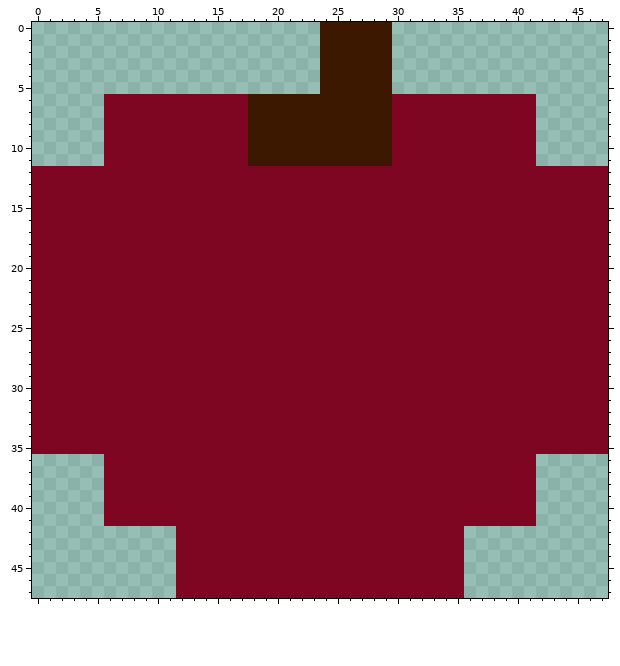
A pixel-art sprite gets an edit: Lvl5/Assets/apple.png. That is the earlier state.
The file is 48x48 pixels.
And afterwards:
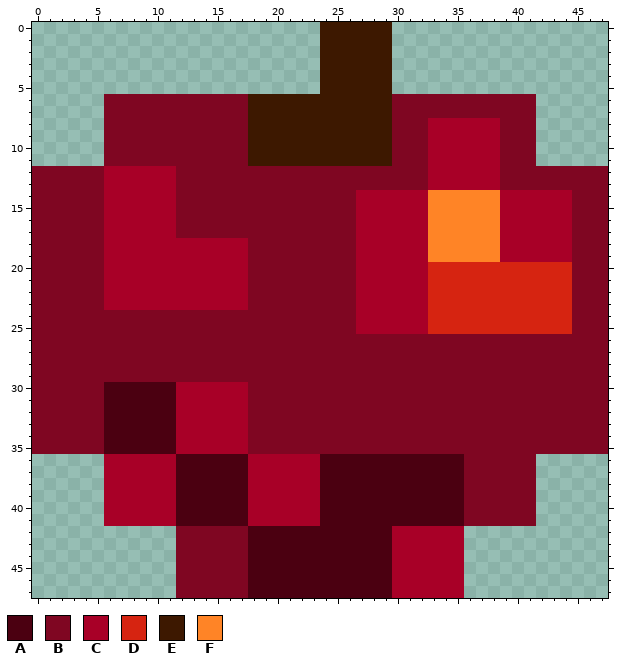
Palette (. is transparent): A #4b0011  B #7f0622  C #a80027  D #d62411  E #3d1800  F #ff8426
Difference:
Changed rows in their new state; - is an unchanged pixel.
first column x 6:
 8 ---------------------------CCCCCC------
 9 ---------------------------CCCCCC------
10 ---------------------------CCCCCC------
11 ---------------------------CCCCCC------
12 CCCCCC---------------------CCCCCC------
13 CCCCCC---------------------CCCCCC------
14 CCCCCC---------------CCCCCCFFFFFFCCCCCC
15 CCCCCC---------------CCCCCCFFFFFFCCCCCC
16 CCCCCC---------------CCCCCCFFFFFFCCCCCC
17 CCCCCC---------------CCCCCCFFFFFFCCCCCC
18 CCCCCCCCCCCC---------CCCCCCFFFFFFCCCCCC
19 CCCCCCCCCCCC---------CCCCCCFFFFFFCCCCCC
20 CCCCCCCCCCCC---------CCCCCCDDDDDDDDDDDD
21 CCCCCCCCCCCC---------CCCCCCDDDDDDDDDDDD
22 CCCCCCCCCCCC---------CCCCCCDDDDDDDDDDDD
23 CCCCCCCCCCCC---------CCCCCCDDDDDDDDDDDD
24 ---------------------CCCCCCDDDDDDDDDDDD
25 ---------------------CCCCCCDDDDDDDDDDDD
first column x 6:
30 AAAAAACCCCCC------------------
31 AAAAAACCCCCC------------------
32 AAAAAACCCCCC------------------
33 AAAAAACCCCCC------------------
34 AAAAAACCCCCC------------------
35 AAAAAACCCCCC------------------
36 CCCCCCAAAAAACCCCCCAAAAAAAAAAAA
37 CCCCCCAAAAAACCCCCCAAAAAAAAAAAA
38 CCCCCCAAAAAACCCCCCAAAAAAAAAAAA
39 CCCCCCAAAAAACCCCCCAAAAAAAAAAAA
40 CCCCCCAAAAAACCCCCCAAAAAAAAAAAA
41 CCCCCCAAAAAACCCCCCAAAAAAAAAAAA
42 ------------AAAAAAAAAAAACCCCCC
43 ------------AAAAAAAAAAAACCCCCC
44 ------------AAAAAAAAAAAACCCCCC
45 ------------AAAAAAAAAAAACCCCCC
46 ------------AAAAAAAAAAAACCCCCC
47 ------------AAAAAAAAAAAACCCCCC
